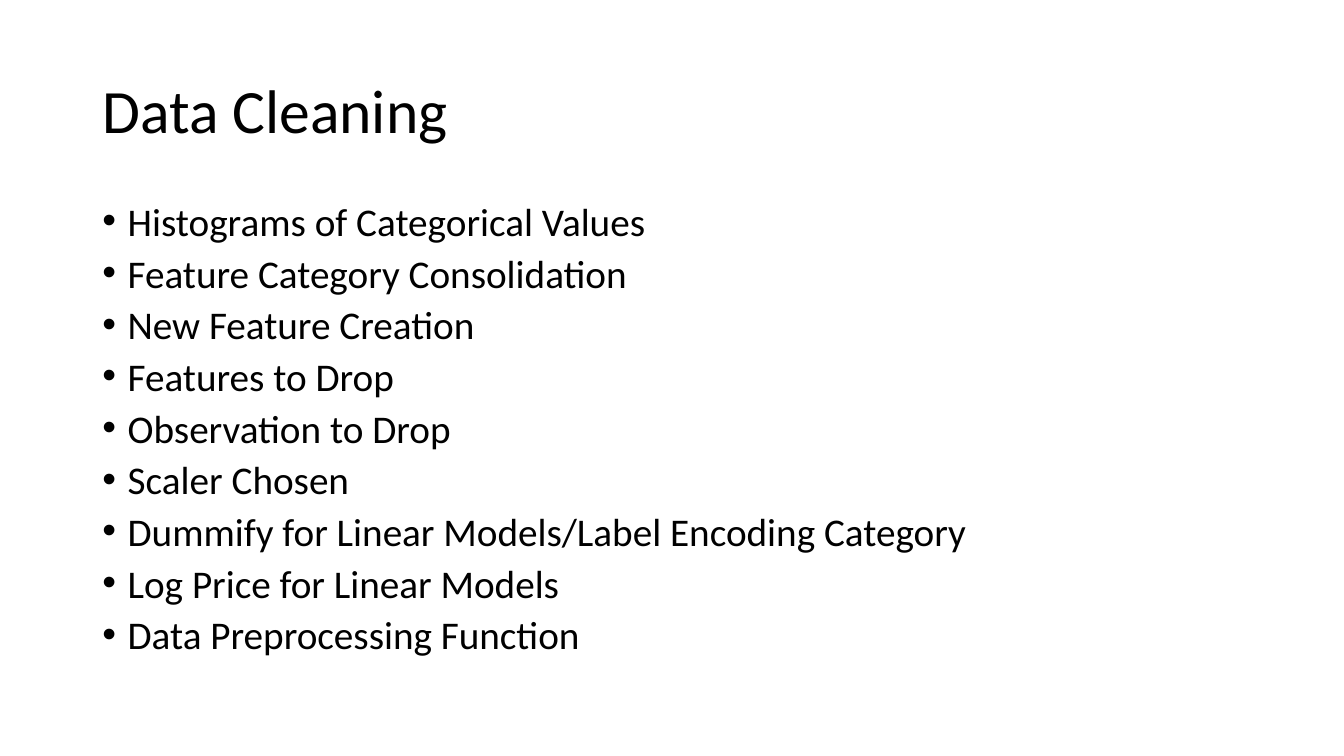
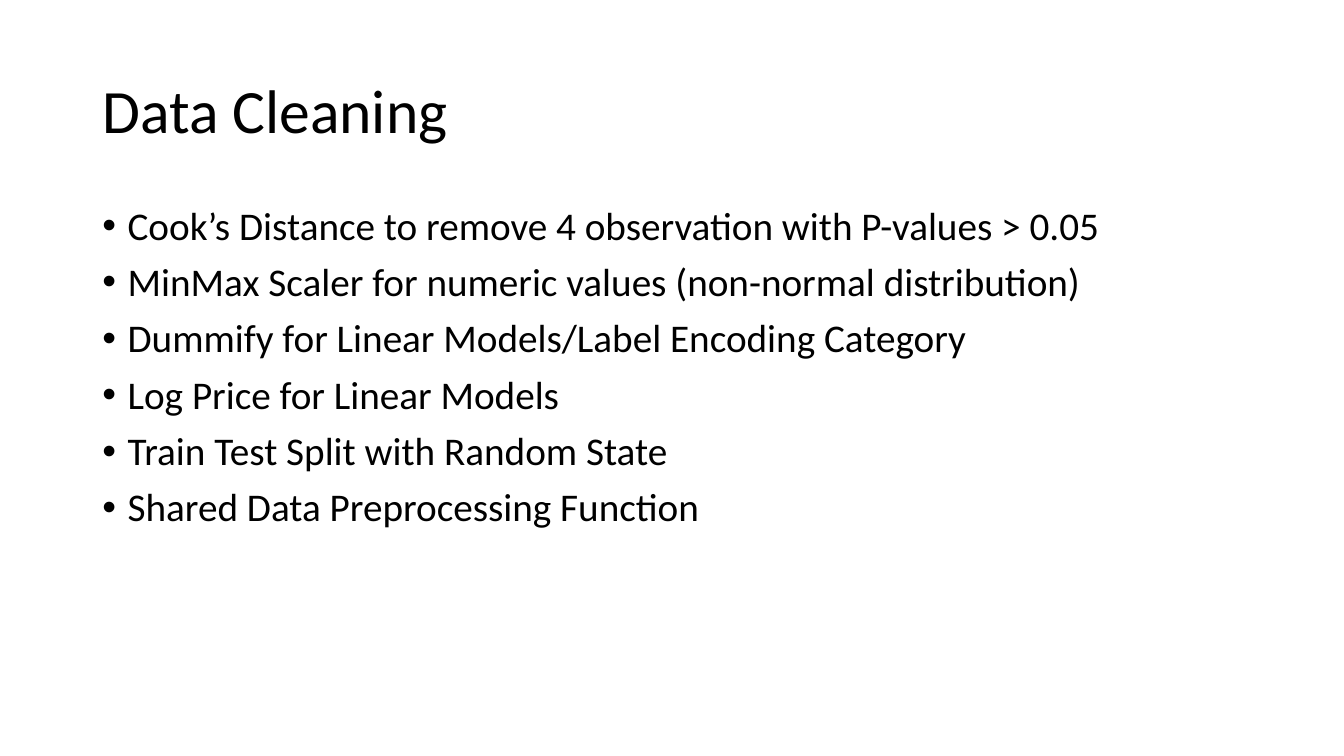
Before and after one commit to djhang99/housing_prices, a slide deck: slide 13 of Draft_Presentation.pptx (slide 5 before the commit). Drawn at 1344x756 pixels with LibreOffice and Linux fonts; fonts in the diff are those of the drawing. Boxes give left, top, right and bottom in pixels: in the first picture for what was removed or moved away, otherwise in the second. Text is boxed around its words. In the diff, an @@ line names an element or a change of style, - is before the commit and + after.

```diff
--- a/Draft_Presentation.pptx
+++ b/Draft_Presentation.pptx
@@ text at (x1=128, y1=212, x2=1099, y2=302): text changed @@
-• Histograms of Categorical Values
-• Feature Category Consolidation
-• New Feature Creation
-• Features to Drop
-• Observation to Drop
-• Scaler Chosen
+• Cook’s Distance to remove 4 observation with P-values > 0.05
+• MinMax Scaler for numeric values (non-normal distribution)
@@ text at (x1=128, y1=324, x2=966, y2=416): line spacing 0.8 to 0.9 @@
@@ text at (x1=128, y1=437, x2=699, y2=528): text changed @@
-• Data Preprocessing Function
+• Train Test Split with Random State
+• Shared Data Preprocessing Function
```
Also in this commit, not shown: 3 other slides changed, 8 slides added, 1 slide removed.
